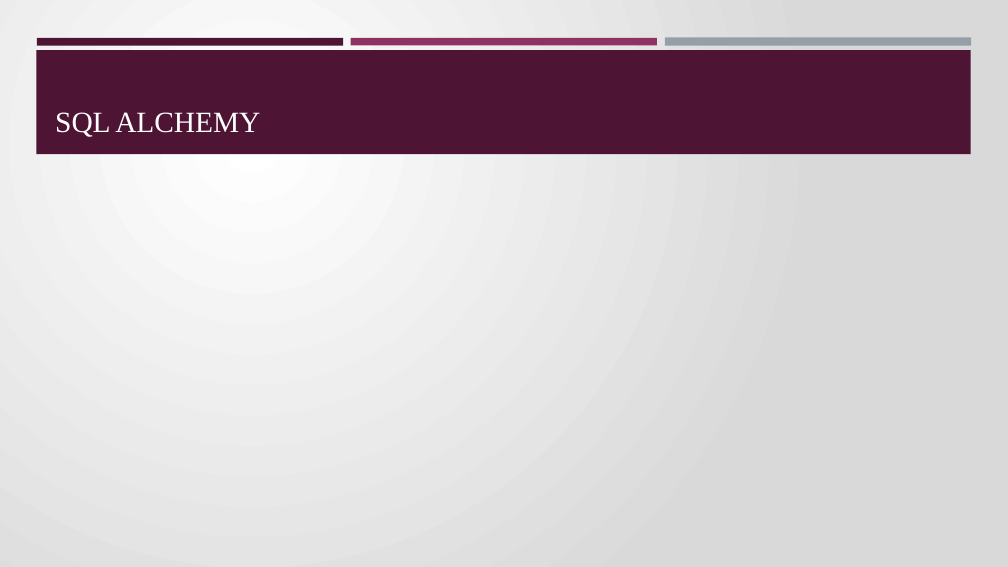
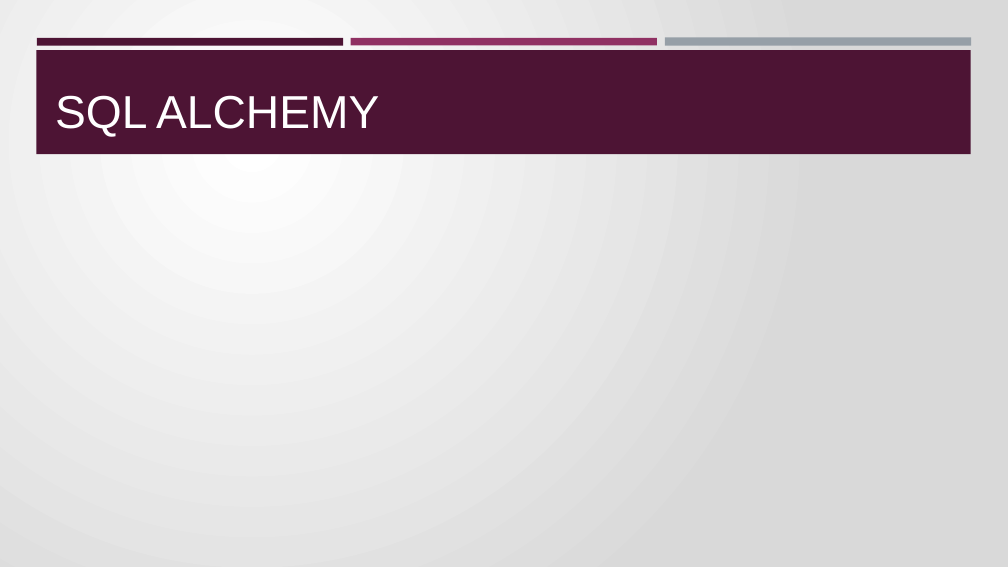
Before and after one commit to candidamg/Brain_Stroke_Prediction, a slide deck: slide 4 of Brain_Stroke_PP.pptx. Drawn at 1008x567 pixels with LibreOffice and Linux fonts; fonts in the diff are those of the drawing. Boxes give left, top, right and bottom in pixels: in the first picture for what was removed or moved away, otherwise in the second. Text is boxed around its words. In the diff, an @@ line names an element or a change of style, - is before the commit and + after.

```diff
--- a/Brain_Stroke_PP.pptx
+++ b/Brain_Stroke_PP.pptx
@@ title "SQL ALCHEMY" at [55, 95, 379, 137]: size 28 to 44 pt, font Times New Roman to Arial @@
```
Also in this commit, not shown: 6 other slides changed, 6 slides added, 2 slides removed.
